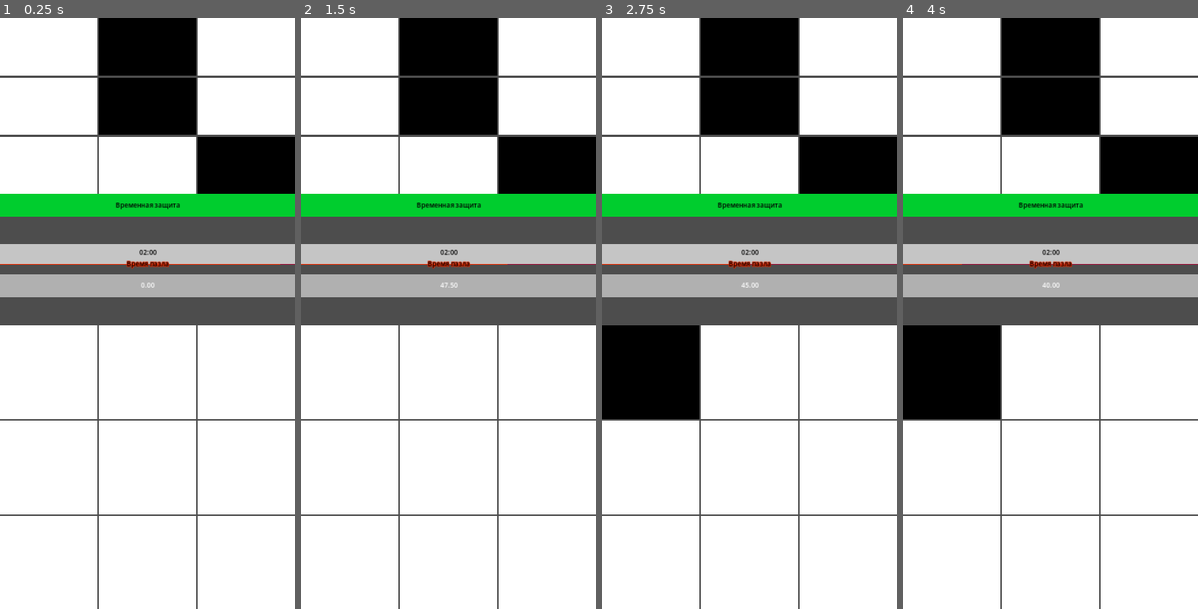
Above: before the commit, frames 1-4 (left to right).
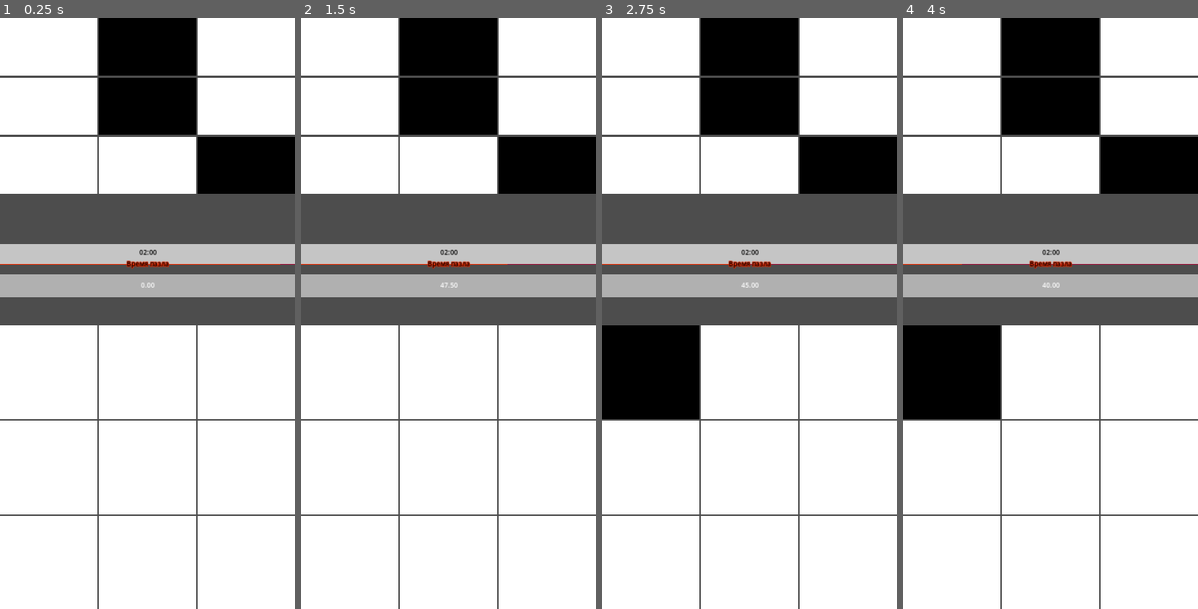
Above: after the commit, the same moments.

Repository: Less-ThanThree/square-chaos
Game: Godot game, scene res://Scenes/Game/GameNoPath.tscn
Two runs of this game, one before a commit and one after it. Both use one fixed random seed, a clock stepped at 60 frames per second and the inputs below.
Inputs (mouse positions are in pixels of both pictures, inside the frame that each line leads up to):
- Up to frame 1 (0.25 s): no input
- Up to frame 2 (1.5 s): click (351, 372) at 0.52 s; click (351, 372) at 1.27 s
- Up to frame 3 (2.75 s): click (652, 372) at 2.02 s
- Up to frame 4 (4 s): tap Enter at 2.75 s; tap Space at 3.5 s

The runs differ from the first frame. In frame 1, 3.9% of the frame differs, in the area x 0-100%, y 29-34%; in frame 2, 3.9%; in frame 3, 3.9%; in frame 4, 3.9%.
Error in both runs: Attempt to call function 'get_device_name' in base 'null instance' on a null instance. (res://GlobalScripts/DeviceInfo.gd:7)

Commit message:
Add buff disable while stage NoPath

Diff:
--- a/GlobalScripts/GeneratorLevel.gd
+++ b/GlobalScripts/GeneratorLevel.gd
@@ -1,12 +1,6 @@
 extends Node
 
 var levelsGenerate = 0
-
-#var current_scene = null
-#
-#func _ready():
-#	var root = get_tree().get_root()
-#	current_scene = root.get_child(root.get_child_count() - 1)
 
 var matrixTemplateX2 = [
 	[0,0],
--- a/GlobalScripts/PlayerStatus.gd
+++ b/GlobalScripts/PlayerStatus.gd
@@ -19,8 +19,10 @@
 		"MultiPlePointsPerSecond": 15.0,
 		"PointsPerPasle": 300,
 		"LevelSize": 2,
-		"PlatesBuff": range(1, 2),
-		"PlatesDebuff": range(1, 2),
+		"PlatesBuffMin": 1,
+		"PlatesBuffMax": 2,
+		"PlatesDebuffMin": 1,
+		"PlatesDebuffMax": 2,
 		"Path": false,
 	},
 	-2: {
@@ -30,8 +32,10 @@
 		"MultiPlePointsPerSecond": 10.0,
 		"PointsPerPasle": 200,
 		"LevelSize": 2,
-		"PlatesBuff": range(1, 3),
-		"PlatesDebuff": range(1, 3),
+		"PlatesBuffMin": 1,
+		"PlatesBuffMax": 3,
+		"PlatesDebuffMin": 1,
+		"PlatesDebuffMax": 3,
 		"Path": false,
 	},
 	-1: {
@@ -41,8 +45,10 @@
 		"MultiPlePointsPerSecond": 7.5,
 		"PointsPerPasle": 150,
 		"LevelSize": 3,
-		"PlatesBuff": range(2, 3),
-		"PlatesDebuff": range(1, 3),
+		"PlatesBuffMin": 2,
+		"PlatesBuffMax": 3,
+		"PlatesDebuffMin": 1,
+		"PlatesDebuffMax": 3,
 		"Path": false,
 	},
 	0: {
@@ -52,8 +58,10 @@
 		"MultiPlePointsPerSecond": 2.5,
 		"PointsPerPasle": 50,
 		"LevelSize": 3,
-		"PlatesBuff": range(2, 4),
-		"PlatesDebuff": range(1, 3),
+		"PlatesBuffMin": 2,
+		"PlatesBuffMax": 4,
+		"PlatesDebuffMin": 1,
+		"PlatesDebuffMax": 3,
 		"Path": false,
 	},
 	1: {
@@ -63,8 +71,10 @@
 		"MultiPlePointsPerSecond": 2.5,
 		"PointsPerPasle": 50,
 		"LevelSize": 3,
-		"PlatesBuff": range(2, 5),
-		"PlatesDebuff": range(1, 4),
+		"PlatesBuffMin": 2,
+		"PlatesBuffMax": 5,
+		"PlatesDebuffMin": 1,
+		"PlatesDebuffMax": 4,
 		"Path": false,
 	},
 	2: {
@@ -74,8 +84,10 @@
 		"MultiPlePointsPerSecond": 3.75,
 		"PointsPerPasle": 75,
 		"LevelSize": 3,
-		"PlatesBuff": range(3, 5),
-		"PlatesDebuff": range(2, 4),
+		"PlatesBuffMin": 3,
+		"PlatesBuffMax": 5,
+		"PlatesDebuffMin": 2,
+		"PlatesDebuffMax": 4,
 		"Path": true,
 		"AvalibaleBuffsId": [0, 1, 8],
 		"AvalibaleDebuffsId": [0, 1, 8],
@@ -87,8 +99,10 @@
 		"MultiPlePointsPerSecond": 5.0,
 		"PointsPerPasle": 100,
 		"LevelSize": 3,
-		"PlatesBuff": range(4, 7),
-		"PlatesDebuff": range(3, 5),
+		"PlatesBuffMin": 4,
+		"PlatesBuffMax": 7,
+		"PlatesDebuffMin": 3,
+		"PlatesDebuffMax": 5,
 		"Path": true,
 		"AvalibaleBuffsId": [0, 1, 8],
 		"AvalibaleDebuffsId": [0, 1, 8],
@@ -100,8 +114,10 @@
 		"MultiPlePointsPerSecond": 10.0,
 		"PointsPerPasle": 200,
 		"LevelSize": 3,
-		"PlatesBuff": range(2, self.getPlayerLevelField().size()),
-		"PlatesDebuff": range(1, self.getPlayerLevelField().size()),
+		"PlatesBuffMin": 2,
+		"PlatesBuffMax": 0,
+		"PlatesDebuffMin": 1,
+		"PlatesDebuffMax": 0,
 		"Path": true,
 		"AvalibaleBuffsId": [0, 1, 4, 8, 9],
 		"AvalibaleDebuffsId": [0, 1, 4, 8, 9],
@@ -113,8 +129,10 @@
 		"MultiPlePointsPerSecond": 10.0,
 		"PointsPerPasle": 200,
 		"LevelSize": 4,
-		"PlatesBuff": range(2, self.getPlayerLevelField().size()),
-		"PlatesDebuff": range(1, self.getPlayerLevelField().size()),
+		"PlatesBuffMin": 2,
+		"PlatesBuffMax": 0,
+		"PlatesDebuffMin": 1,
+		"PlatesDebuffMax": 0,
 		"Path": true,
 		"AvalibaleBuffsId": [0, 1, 4, 5, 8, 9],
 		"AvalibaleDebuffsId": [0, 1, 4, 5, 8, 9],
@@ -126,8 +144,10 @@
 		"MultiPlePointsPerSecond": 21.25,
 		"PointsPerPasle": 425,
 		"LevelSize": 0,
-		"PlatesBuff": range(2, self.getPlayerLevelField().size()),
-		"PlatesDebuff": range(1, self.getPlayerLevelField().size()),
+		"PlatesBuffMin": 2,
+		"PlatesBuffMax": 0,
+		"PlatesDebuffMin": 1,
+		"PlatesDebuffMax": 0,
 		"Path": true,
 		"AvalibaleBuffsId": [0, 1, 4, 5, 6, 8, 9],
 		"AvalibaleDebuffsId": [0, 1, 4, 5, 6, 8, 9],
@@ -139,8 +159,10 @@
 		"MultiPlePointsPerSecond": 26.25,
 		"PointsPerPasle": 525,
 		"LevelSize": 0,
-		"PlatesBuff": range(2, self.getPlayerLevelField().size()),
-		"PlatesDebuff": range(1, self.getPlayerLevelField().size()),
+		"PlatesBuffMin": 2,
+		"PlatesBuffMax": 0,
+		"PlatesDebuffMin": 1,
+		"PlatesDebuffMax": 0,
 		"Path": true,
 		"AvalibaleBuffsId": [0, 1, 4, 5, 6, 7, 8, 9],
 		"AvalibaleDebuffsId": [0, 1, 4, 5, 6, 7, 8, 9],
@@ -152,8 +174,10 @@
 		"MultiPlePointsPerSecond": 45.0,
 		"PointsPerPasle": 900,
 		"LevelSize": 0,
-		"PlatesBuff": range(3, self.getPlayerLevelField().size()),
-		"PlatesDebuff": range(2, self.getPlayerLevelField().size()),
+		"PlatesBuffMin": 3,
+		"PlatesBuffMax": 0,
+		"PlatesDebuffMin": 2,
+		"PlatesDebuffMax": 0,
 		"Path": true,
 		"AvalibaleBuffsId": [0, 1, 4, 5, 6, 7, 8, 9, 10],
 		"AvalibaleDebuffsId": [0, 1, 4, 5, 6, 7, 8, 9, 10],
@@ -165,8 +189,10 @@
 		"MultiPlePointsPerSecond": 70.0,
 		"PointsPerPasle": 1400,
 		"LevelSize": 0,
-		"PlatesBuff": range(4, self.getPlayerLevelField().size()),
-		"PlatesDebuff": range(3, self.getPlayerLevelField().size()),
+		"PlatesBuffMin": 4,
+		"PlatesBuffMax": 0,
+		"PlatesDebuffMin": 3,
+		"PlatesDebuffMax": 0,
 		"Path": true,
 		"AvalibaleBuffsId": [0, 1, 2, 3, 4, 5, 6, 7, 8, 9, 10, 11],
 		"AvalibaleDebuffsId": [0, 1, 2, 3, 4, 5, 6, 7, 8, 9, 10, 11],
@@ -178,8 +204,10 @@
 		"MultiPlePointsPerSecond": 75.0,
 		"PointsPerPasle": 1500,
 		"LevelSize": 0,
-		"PlatesBuff": range(4, self.getPlayerLevelField().size()),
-		"PlatesDebuff": range(3, self.getPlayerLevelField().size()),
+		"PlatesBuffMin": 4,
+		"PlatesBuffMax": 0,
+		"PlatesDebuffMin": 3,
+		"PlatesDebuffMax": 0,
 		"Path": true,
 		"AvalibaleBuffsId": [0, 1, 2, 3, 4, 5, 6, 7, 8, 9, 10, 11],
 		"AvalibaleDebuffsId": [0, 1, 2, 3, 4, 5, 6, 7, 8, 9, 10, 11],
@@ -191,8 +219,10 @@
 		"MultiPlePointsPerSecond": 100.0,
 		"PointsPerPasle": 2000,
 		"LevelSize": 0,
-		"PlatesBuff": range(4, self.getPlayerLevelField().size()),
-		"PlatesDebuff": range(3, self.getPlayerLevelField().size()),
+		"PlatesBuffMin": 4,
+		"PlatesBuffMax": 0,
+		"PlatesDebuffMin": 3,
+		"PlatesDebuffMax": 0,
 		"Path": true,
 		"AvalibaleBuffsId": [0, 2, 3, 4, 5, 6, 7, 8, 9, 10, 11],
 		"AvalibaleDebuffsId": [0, 2, 3, 4, 5, 6, 7, 8, 9, 10, 11],
--- a/Scenes/Level/Level.gd
+++ b/Scenes/Level/Level.gd
@@ -4,6 +4,10 @@
 @onready var gridLevel = $GridContainer
 @onready var colorBuff = $ContainerBuff/ColorBuff
 @onready var buffLabel = $ContainerBuff/ColorBuff/LabelBuff
+
+var currentStage: Dictionary
+var buffState: Array
+
 signal readyLevel
 signal compareLevel
 
@@ -26,21 +30,51 @@
 ]
 
 func _ready():
+	currentStage = PlayerStatus.getCurrentStage()
+
+	if (PlayerStatus.getPath()):
+		colorBuff.visible = true
+
+		buffState = ProbabilityBank.rollBuff()
+		setBuff(buffState[0], buffState[1])
+
+		if (buffState[1] == ProbabilityBank.StateBuff.BUFF):
+			setPlateSize(currentStage["PlatesBuffMin"], currentStage["PlatesBuffMax"])
+		elif (buffState[1] == ProbabilityBank.StateBuff.DEBUFF):
+			setPlateSize(currentStage["PlatesDebuffMin"], currentStage["PlatesDebuffMax"])
+	else:
+		colorBuff.visible = false
+
 	generateLevel(PlayerStatus.currentSize, PlayerStatus.minPlate, PlayerStatus.maxPlate)
 
 func _process(delta):
 	if PlayerStatus.getCompareMatrix():
 		freeLevel()
-		var currentStage = PlayerStatus.getCurrentStage()
+
+		currentStage = PlayerStatus.getCurrentStage()
+
+		if (PlayerStatus.getPath()):
+			colorBuff.visible = true
+			buffState = ProbabilityBank.rollBuff()
+
+			setBuff(buffState[0], buffState[1])
+
+			if (buffState[1] == ProbabilityBank.StateBuff.BUFF):
+				setPlateSize(currentStage["PlatesBuffMin"], currentStage["PlatesBuffMax"])
+			elif (buffState[1] == ProbabilityBank.StateBuff.DEBUFF):
+				setPlateSize(currentStage["PlatesDebuffMin"], currentStage["PlatesDebuffMax"])
+		else:
+			colorBuff.visible = false
+
 		if currentStage["LevelSize"] != 0:
 			PlayerStatus.currentSize = currentStage["LevelSize"]
+		print("LevelSize: ", PlayerStatus.currentSize)
 		generateLevel(PlayerStatus.currentSize, PlayerStatus.minPlate, PlayerStatus.maxPlate)
 
 # Генерация матрицы для уровня levelSize: размер матрицы,
 # maxPlate: максимальное количество полей
 # minPlate: минимальное количество полей
 func generateLevel(levelSize: int, minPlate: int, maxPlate: int):
-	var buffState: Array
 
 	if minPlate > maxPlate:
 		printerr("MinPlate не может быть больше MaxPlate ИДИОТ")
@@ -81,8 +115,6 @@
 			if matrixTemplate[x][y] == 1:
 				plate_instance.get_node("ColorRect").set_color(Color(0, 0, 0))
 
-	buffState = ProbabilityBank.rollBuff()
-	setBuff(buffState[0], buffState[1])
 	readyLevel.emit()
 
 func matchMatrix(sizes: int) -> Array:
@@ -97,7 +129,7 @@
 			matrixTemplate = matrixTemplateX4.duplicate(true)
 	return matrixTemplate
 
-func generateMatrix(matrixTemplate: Array, minPlate: int, maxPlate: int, levelSize: int):
+func generateMatrix(matrixTemplate: Array, minPlate: int, maxPlate: int, levelSize: int) -> Array:
 	var sumPlate = 0
 
 	for x in matrixTemplate.size():
@@ -118,12 +150,13 @@
 	return matrixTemplate
 
 # Очищаем уровень
-func freeLevel():
+func freeLevel() -> void:
 	for node in gridLevel.get_children():
 		gridLevel.remove_child(node)
 		node.queue_free()
 	compareLevel.emit()
 
+# Устанавливаем бафф/дебафф на уровень
 func setBuff(idBuff: int, type: int) -> void:
 	if type == ProbabilityBank.StateBuff.BUFF:
 		colorBuff.set_color(Color(0, 0.804, 0.18))
@@ -131,3 +164,12 @@
 	elif type == ProbabilityBank.StateBuff.DEBUFF:
 		colorBuff.set_color(Color(0.743, 0, 0.127))
 		buffLabel.text = ProbabilityBank.debuffs[idBuff]["Name"]
+
+# Устанавливаем максимальное/минимальное количество полей на уровень
+func setPlateSize(minPlate: int, maxPlate: int) -> void:
+	PlayerStatus.minPlate = minPlate
+
+	print("MinPlate: ", PlayerStatus.minPlate)
+	print("MaxPlate: ", PlayerStatus.maxPlate)
+	if (maxPlate != 0):
+		PlayerStatus.maxPlate = maxPlate
